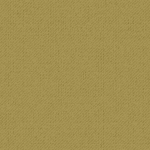
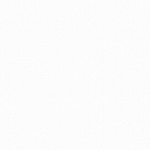
Layer changes from the first 150x150 image to the second:
showed "Layer 0 copy" over <box>0,0,150,150</box>
